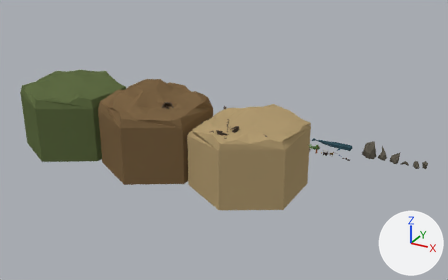
A saved change to the Blender file Objects/allesgut.blend.
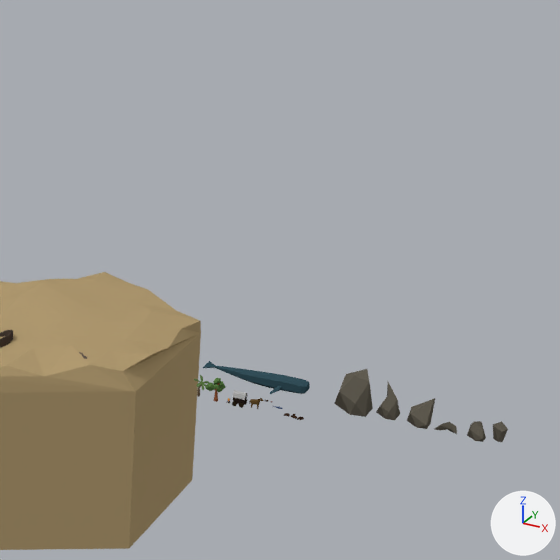
Old and new are each drawn whole from a 50 mm camera at (199.0, -576.0, 279.0) aimed at (-134.0, 29.0, -23.0) and again close up on the part from 52% to 100% of the width and 0% to 76% of the height. Arrows for +X, +Y and +Z are at lower right; the lights stay in place.

Script lines for the objects in view, before the commit:
```python
ob_beach = bpy.data.objects.new('Beach', me_cylinder_023)
ob_beach.location = (-107.9, 1.5, 10.4)
ob_stone1 = bpy.data.objects.new('Stone1', me_icosphere)
ob_stone1.location = (46.3, 15.8, 0.2)
ob_stone1.rotation_euler = (0.0464, -0.00126, -0.461)  # degrees (2.7, -0.1, -26)
ob_stone2 = bpy.data.objects.new('Stone2', me_icosphere_001)
ob_stone2.location = (60.9, 15.8, 0.0)
ob_stone2.rotation_euler = (0.0464, -0.00126, -0.461)  # degrees (2.7, -0.1, -26)
ob_stone3 = bpy.data.objects.new('Stone3', me_icosphere_002)
ob_stone3.location = (72.6, 15.8, 0.0)
ob_stone3.rotation_euler = (0.0464, -0.00126, -0.461)  # degrees (2.7, -0.1, -26)
ob_stone4 = bpy.data.objects.new('Stone4', me_icosphere_003)
ob_stone4.location = (84.3, 15.8, 3.6)
ob_stone4.rotation_euler = (0.0464, -0.00126, -0.461)  # degrees (2.7, -0.1, -26)
ob_stone5 = bpy.data.objects.new('Stone5', me_icosphere_004)
ob_stone5.location = (95.8, 15.8, 0.2)
ob_stone5.rotation_euler = (0.0464, -0.00126, -0.461)  # degrees (2.7, -0.1, -26)
ob_stone6 = bpy.data.objects.new('Stone6', me_icosphere_005)
ob_stone6.location = (104.0, 15.8, 0.2)
ob_stone6.rotation_euler = (0.0464, -0.00126, -0.461)  # degrees (2.7, -0.1, -26)
ob_whale = bpy.data.objects.new('Whale', me_whale)
ob_whale.location = (15.2, 6.5, 10.4)
ob_whale.rotation_euler = (0.0, 1.571, 0.0)  # degrees (0, 90, 0)
```
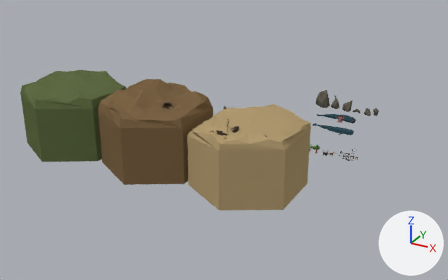
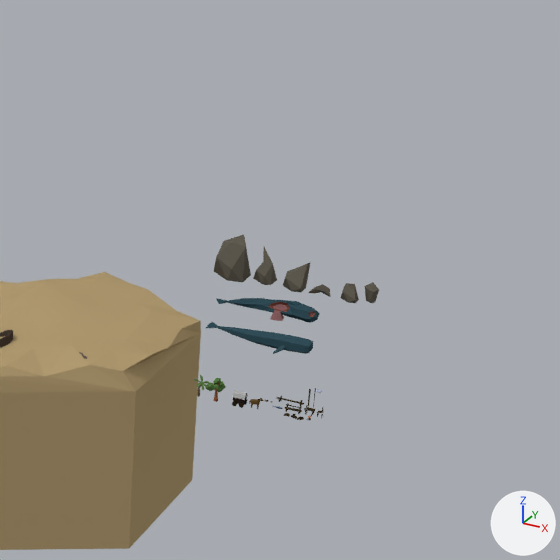
The edits, one by one:
Material 'WhaleRotten1' (mat_whalerotten1) is new.
Its base color is (0.227, 0.0767, 0.0526) (brown #834e41).
Material 'WhaleRotten2' (mat_whalerotten2) is new.
Its base color is (0.246, 0.113, 0.117) (brown #885e60).
Material 'BenchRope' (mat_benchrope) is new.
Its base color is (0.24, 0.195, 0.102) (yellow #867a5a).
Mesh me_whale_001 is new.
It has 99 vertices, 103 faces, 1 loose edge and spans x -3.4..4.0, y -10.3..3.5, z -26.6..15.9.
Faces by material slot: [57, 14, 32].
It uses material mat_whale (dark cyan #324e58).
It uses material mat_whalerotten1 (brown #834e41).
It uses material mat_whalerotten2 (brown #885e60).
Mesh me_cylinder_001 is new.
It has 168 vertices, 160 faces and spans x -3.49..3.62, y -0.92..1.42, z -1.36..1.87.
Faces by material slot: [120, 40].
It uses material mat_logs (brown #423023).
It uses material mat_benchrope (yellow #867a5a).
Mesh me_cylinder_004 is new.
It has 50 vertices, 35 faces and spans x -1.94..2.23, y -0.7..2.29, z -0.15..3.33.
It uses material mat_logs (brown #423023).
Mesh me_cylinder_008 is new.
It has 50 vertices, 35 faces and spans x -1.87..10.12, y -1.24..0.91, z -1.2..1.39.
It uses material mat_logs (brown #423023).
Object 'Stone6' (ob_stone6) moves from (104.0, 15.8, 0.2) to (49.0, 15.8, 47.4).
Object 'Stone5' (ob_stone5) moves from (95.8, 15.8, 0.2) to (40.7, 15.8, 47.4).
Object 'Stone4' (ob_stone4) moves from (84.3, 15.8, 3.6) to (29.2, 15.8, 50.8).
Object 'Stone2' (ob_stone2) moves from (60.9, 15.8, 0.0) to (5.9, 15.8, 47.2).
Object 'Stone1' (ob_stone1) moves from (46.3, 15.8, 0.2) to (-8.8, 15.8, 47.4).
Object 'Whale' (ob_whale) moves from (15.2, 6.5, 10.4) to (15.2, 6.5, 28.0).
Object 'Stone3' (ob_stone3) moves from (72.6, 15.8, 0.0) to (17.5, 15.8, 47.2).
Object 'WhaleRotten' (ob_whalerotten) is new; it shows me_whale_001.
Its location is (14.3, 15.3, 39.2).
Its rotation in degrees is (0, 90, 0).
Object 'Bench' (ob_bench) is new; it shows me_cylinder_001.
Its location is (27.2, -0.5, 3.3).
Object 'Table' (ob_table) is new; it shows me_cylinder_004.
Its location is (33.8, -0.9, 2.3).
Object 'Bench2' (ob_bench2) is new; it shows me_cylinder_008.
Its location is (21.7, -0.9, 6.9).

Pixel boxes [x1, y1, x2, y2] of what changed, in the close-ups (560 x 560 px):
'Stone1', moved: before [334, 369, 373, 417]; after [214, 235, 251, 282]
'Whale', moved: before [203, 361, 310, 394]; after [206, 322, 313, 354]
'WhaleRotten', added: after [216, 298, 320, 323]
'Stone3', moved: before [407, 398, 435, 429]; after [283, 263, 310, 292]
'Stone2', moved: before [376, 382, 400, 420]; after [253, 247, 277, 285]
'Stone5', moved: before [467, 421, 486, 442]; after [341, 283, 359, 303]
'Stone6', moved: before [493, 421, 508, 442]; after [365, 282, 379, 303]
'Stone4', moved: before [434, 422, 457, 434]; after [308, 284, 331, 297]
'Bench', added: after [285, 403, 302, 414]
'Bench2', added: after [277, 396, 304, 406]
'Table', added: after [304, 405, 315, 416]
